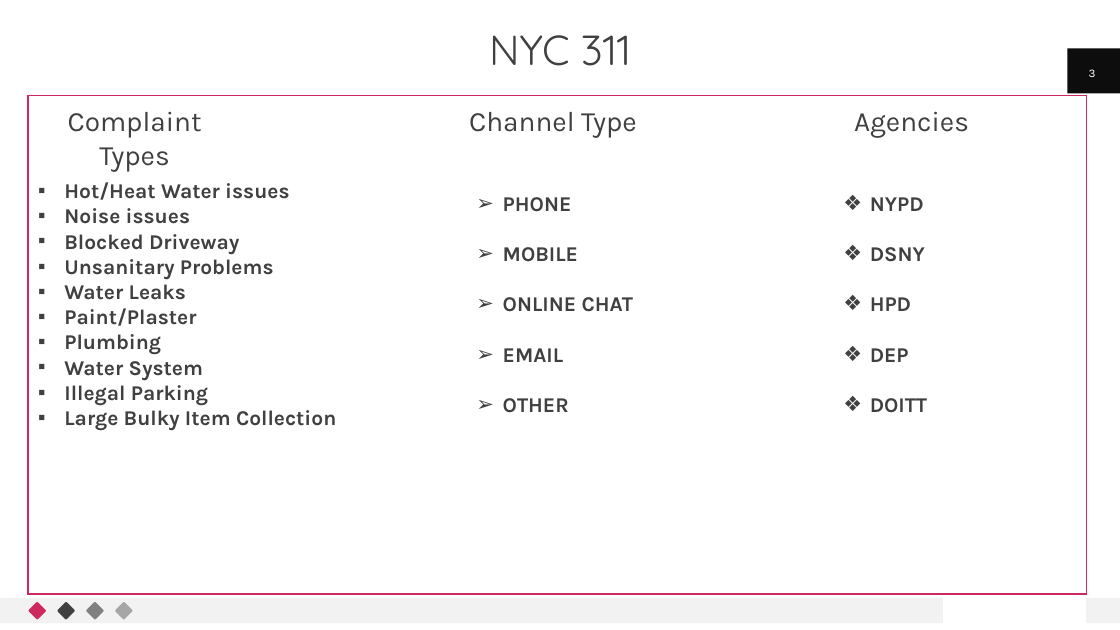
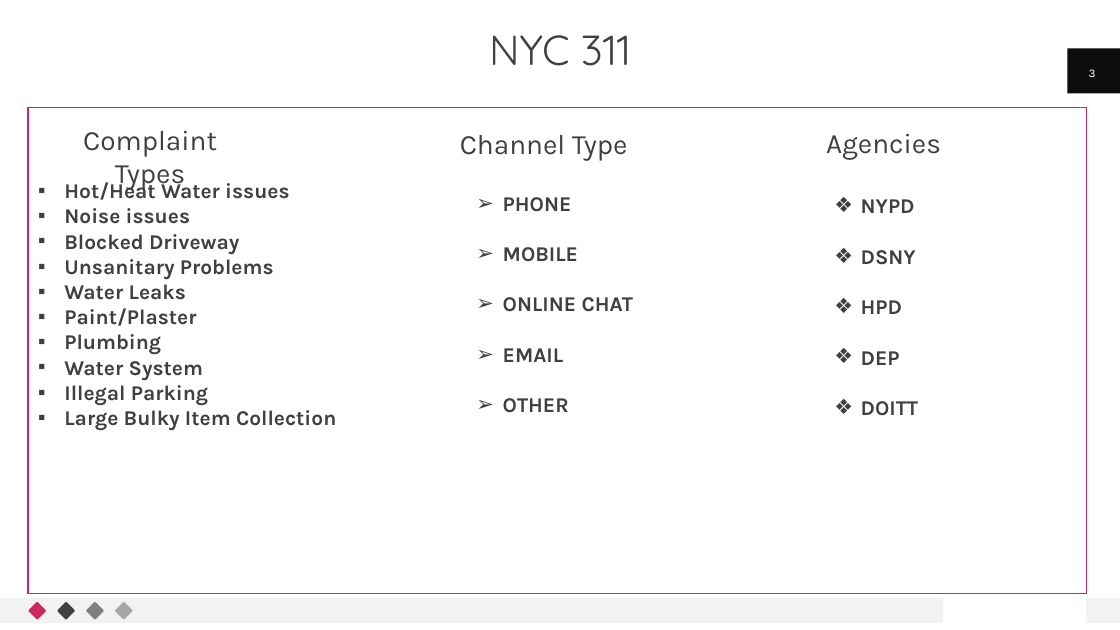
Before and after one commit to hareeshkavumkulath/BigdataAnalytics, a slide deck: slide 3 of Presentation/Presentation_Updated.pptx. Drawn at 1120x630 pixels with LibreOffice and Linux fonts; fonts in the diff are those of the drawing. Boxes give left, top, right and bottom in pixels: in the first picture for what was removed or moved away, otherwise in the second. Text is boxed around its words. In the diff, an @@ line names an element or a change of style, - is before the commit and + after.

```diff
--- a/Presentation/Presentation_Updated.pptx
+++ b/Presentation/Presentation_Updated.pptx
@@ rectangle: place and size @@
-rectangle at (28,96,1086,595)
+rectangle at (28,108,1086,594)
@@ text "Complaint Types": place and size @@
-text "Complaint Types" at (68,112,202,171)
+text "Complaint Types" at (83,131,217,190)
@@ text "Channel Type": place and size @@
-text "Channel Type" at (469,112,637,138)
+text "Channel Type" at (460,135,628,161)
@@ text "Agencies": place and size @@
-text "Agencies" at (854,112,969,138)
+text "Agencies" at (826,134,941,160)
@@ text "NYPD": place and size @@
-text "NYPD" at (870,197,927,413)
+text "NYPD" at (861,199,918,416)
```
Also in this commit, not shown: 10 other slides changed, 2 slides added, 3 slides removed.
